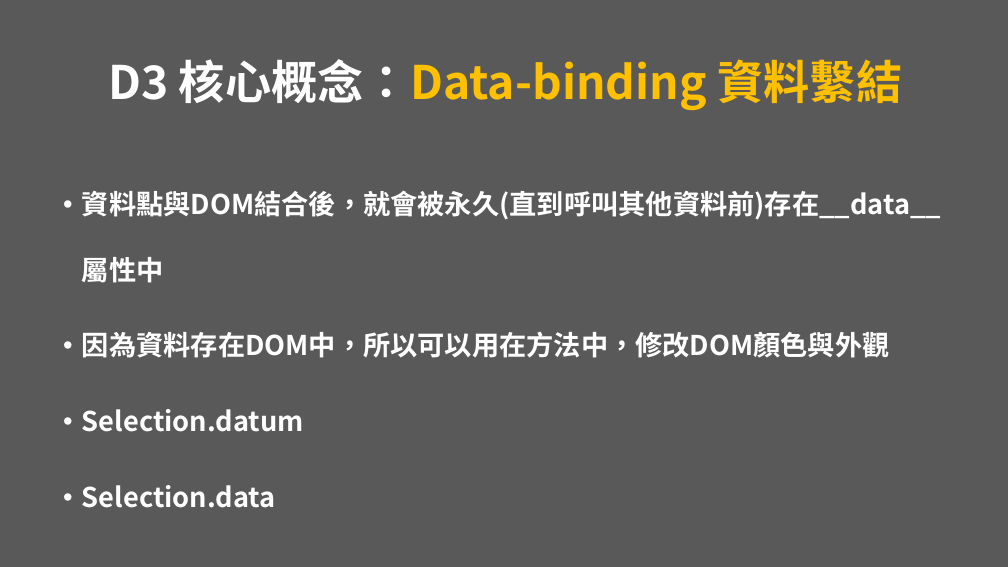
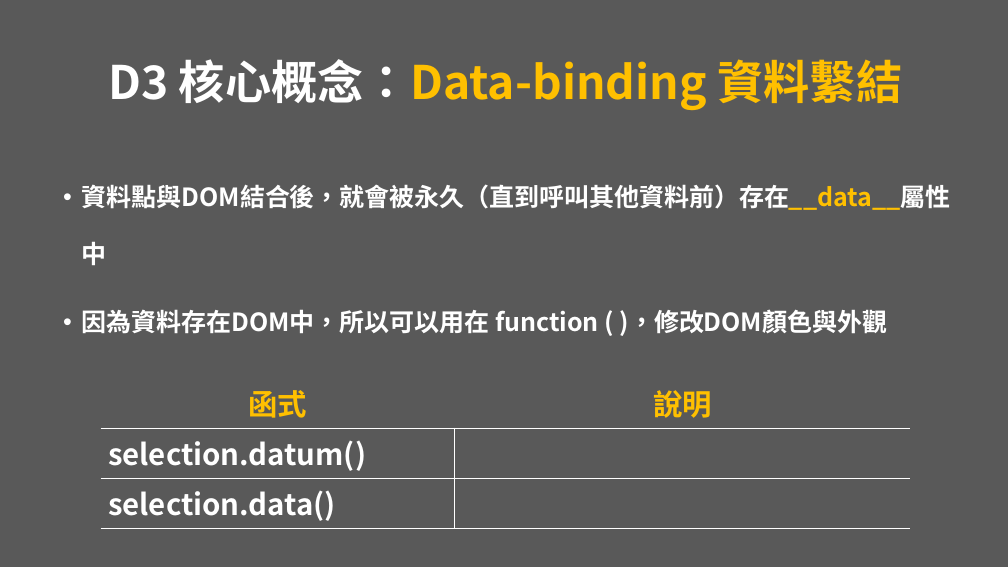
Before and after one commit to vezona/D3.js_Demo, a slide deck: slide 24 of PPT/D3.js presentation.pptx (slide 22 before the commit). Drawn at 1008x567 pixels with LibreOffice and Linux fonts; fonts in the diff are those of the drawing. Boxes give left, top, right and bottom in pixels: in the first picture for what was removed or moved away, otherwise in the second. Text is boxed around its words. In the diff, an @@ line names an element or a change of style, - is before the commit and + after.

```diff
--- a/PPT/D3.js presentation.pptx
+++ b/PPT/D3.js presentation.pptx
@@ text at <box>82,184,950,336</box>: text changed; size 25.9 to 23.8 pt @@
-• 資料點與DOM結合後，就會被永久(直到呼叫其他資料前)存在__data__屬性中
-• 因為資料存在DOM中，所以可以用在方法中，修改DOM顏色與外觀
-• Selection.datum
-• Selection.data
+• 資料點與DOM結合後，就會被永久（直到呼叫其他資料前）存在__data__屬性中
+• 因為資料存在DOM中，所以可以用在 function ( )，修改DOM顏色與外觀
@@ table added at <box>101,378,910,525</box>, 3 rows, 2 columns @@
+函式 | 說明
+selection.datum() | 
+selection.data() | 
```
Also in this commit, not shown: 26 other slides changed, 5 slides added, 4 slides removed, 17 other files.
